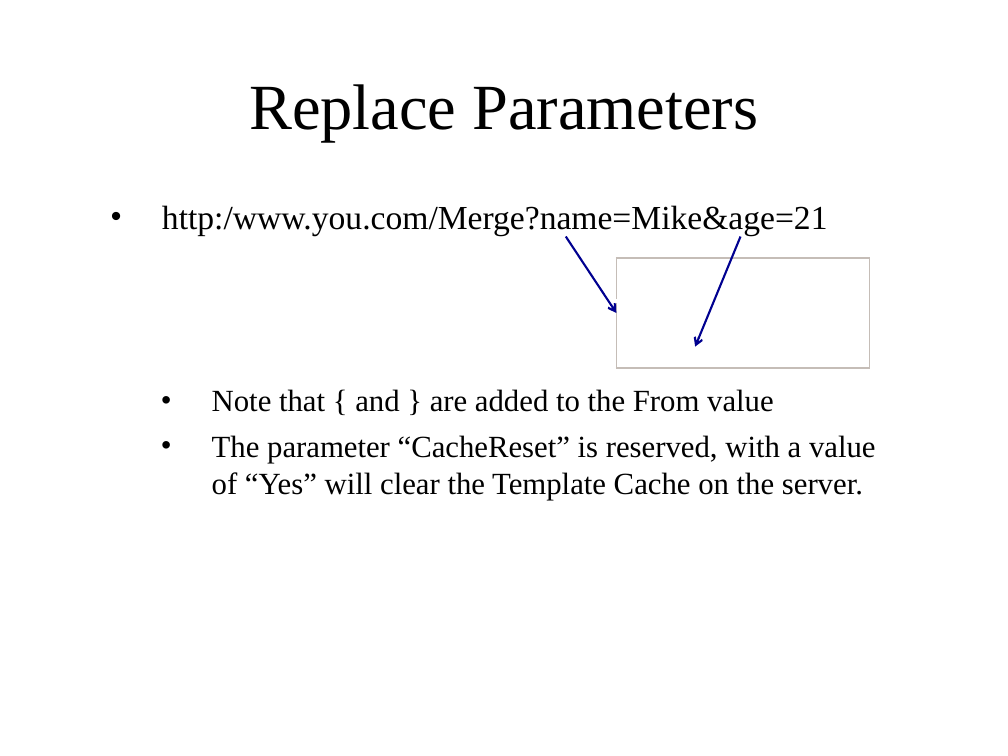
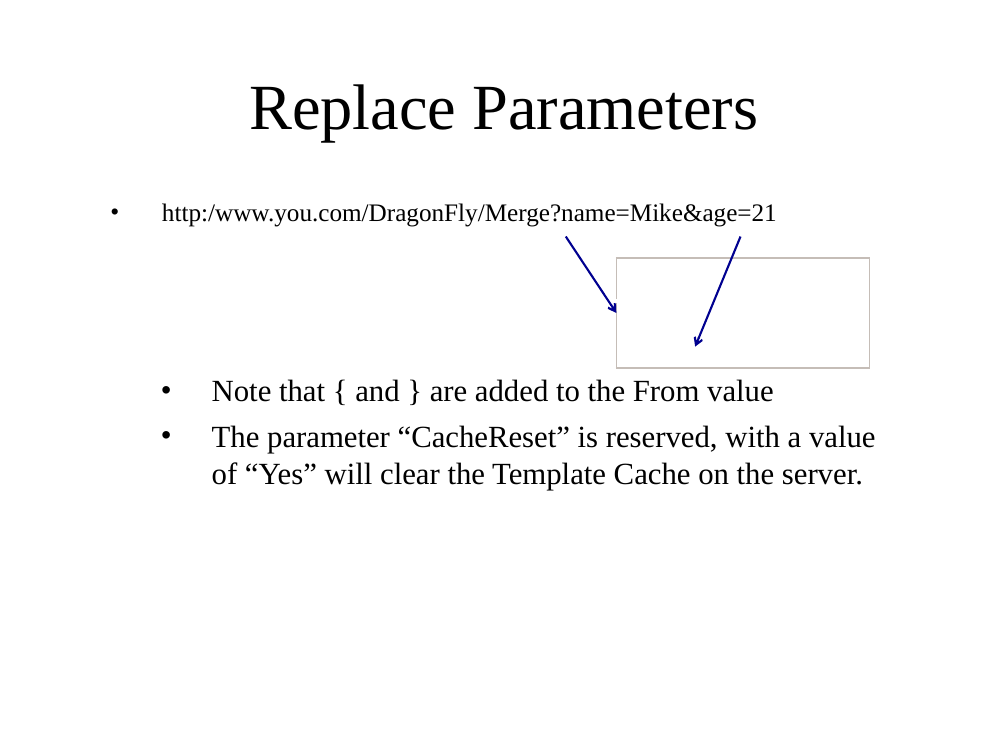
Before and after one commit to FlatBallFlyer/IBM-Data-Merge-Utility, a slide deck: slide 8 of WebContent/MergeTools.pptx. Drawn at 1008x756 pixels with LibreOffice and Linux fonts; fonts in the diff are those of the drawing; background and template pictures are left out. Boxes give left, top, right and bottom in pixels: in the first picture for what was removed or moved away, otherwise in the second. Text is boxed around its words. In the diff, an @@ line names an element or a change of style, - is before the commit and + after.

```diff
--- a/WebContent/MergeTools.pptx
+++ b/WebContent/MergeTools.pptx
@@ text at <box>162,203,777,227</box>: text changed; size 24 to 18 pt @@
-• http:/www.you.com/Merge?name=Mike&age=21
+• http:/www.you.com/DragonFly/Merge?name=Mike&age=21
```
Also in this commit, not shown: 2 other slides changed, 3 other files.
